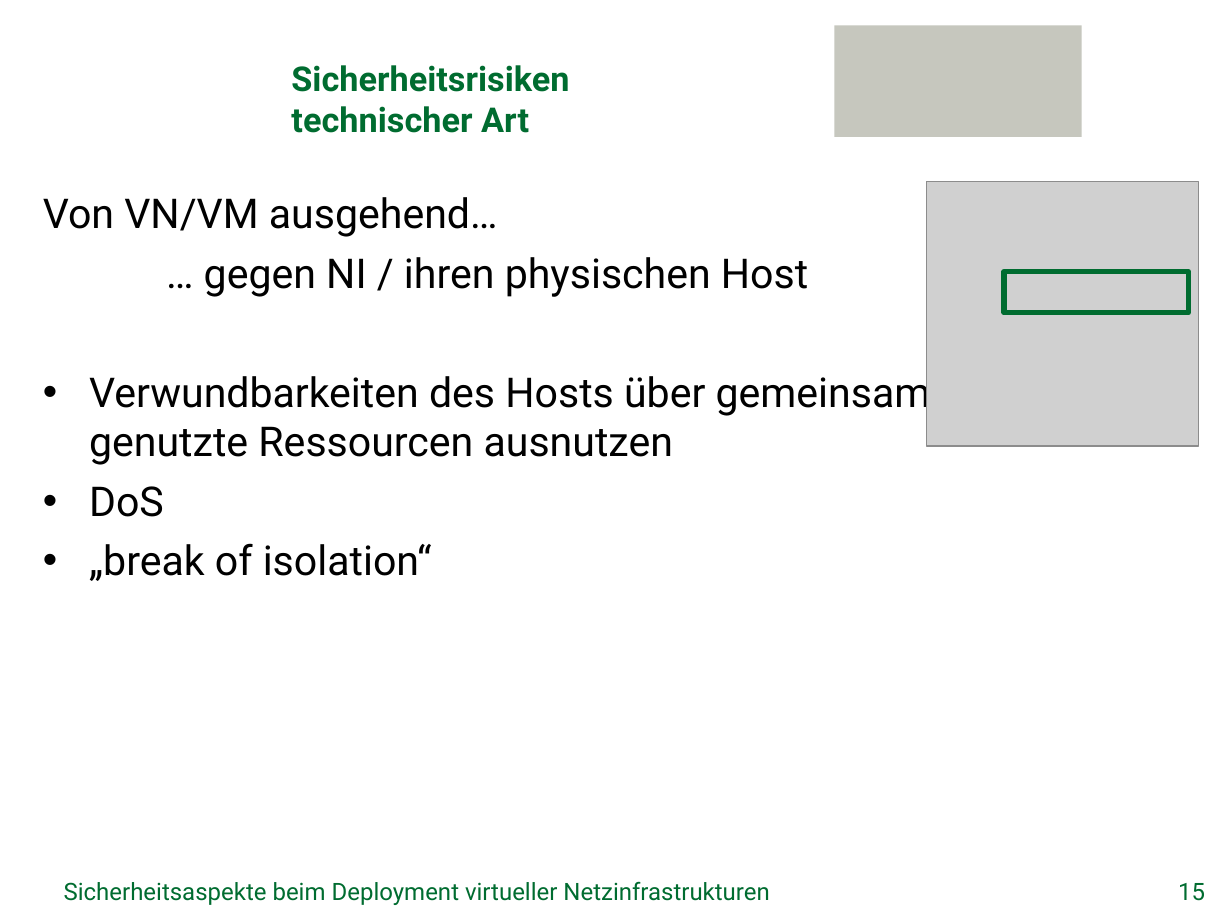
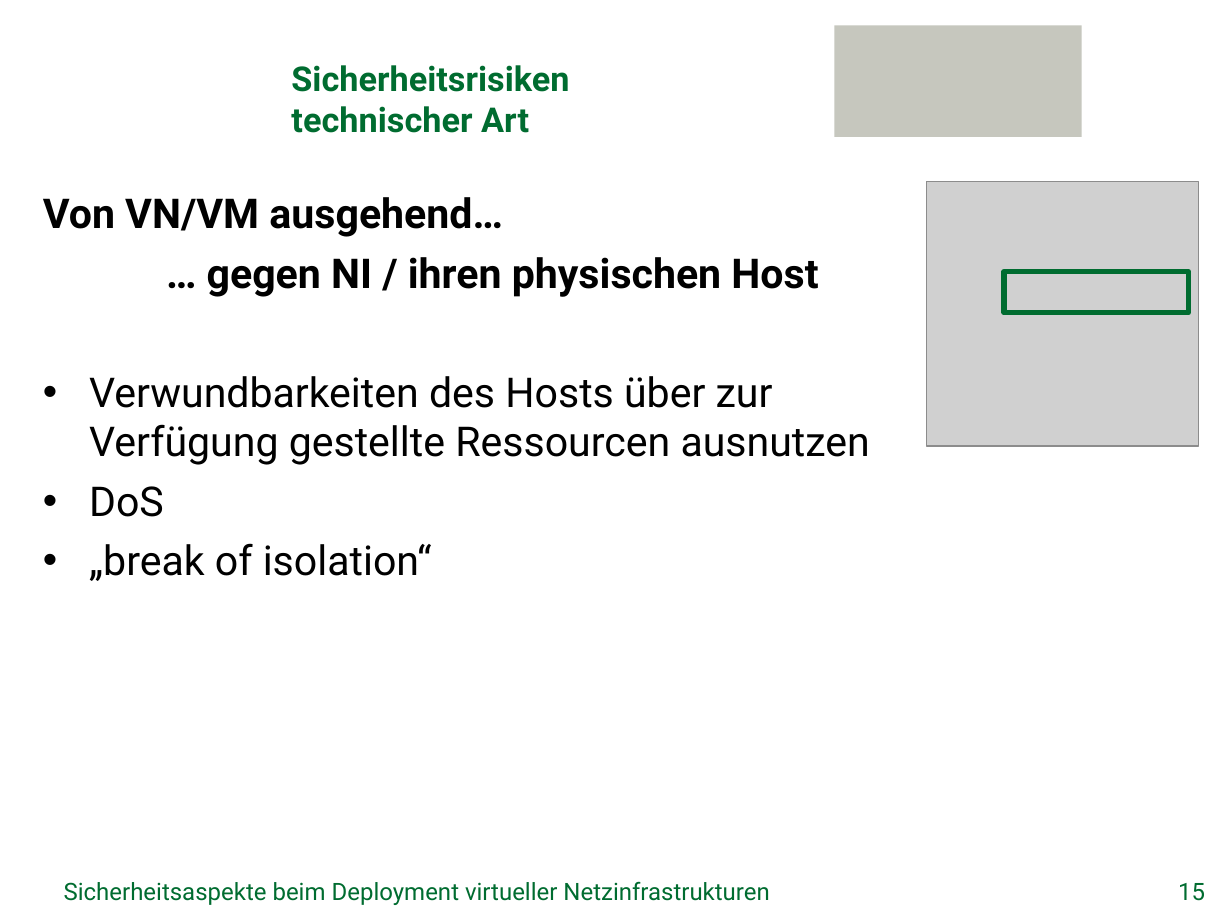
Before and after one commit to GeGroe/timvs, a slide deck: slide 15 of Referat/PowerPoint/TimvS_SVNE.pptx. Drawn at 1232x924 pixels with LibreOffice and Linux fonts; fonts in the diff are those of the drawing; grey boxes stand for pictures; background and template pictures are left out. Boxes give left, top, right and bottom in pixels: in the first picture for what was removed or moved away, otherwise in the second. Text is boxed around its words. In the diff, an @@ line names an element or a change of style, - is before the commit and + after.

```diff
--- a/Referat/PowerPoint/TimvS_SVNE.pptx
+++ b/Referat/PowerPoint/TimvS_SVNE.pptx
@@ text at (x1=43, y1=197, x2=818, y2=297): bold on in "Von VN/VM ausgehend…", "… gegen NI / ihren physischen Host" @@
@@ text at (x1=89, y1=376, x2=870, y2=465): text changed @@
-• Verwundbarkeiten des Hosts über gemeinsam
-  genutzte Ressourcen ausnutzen
+• Verwundbarkeiten des Hosts über zur
+  Verfügung gestellte Ressourcen ausnutzen
```
Also in this commit, not shown: 6 other slides changed, 1 other file.
